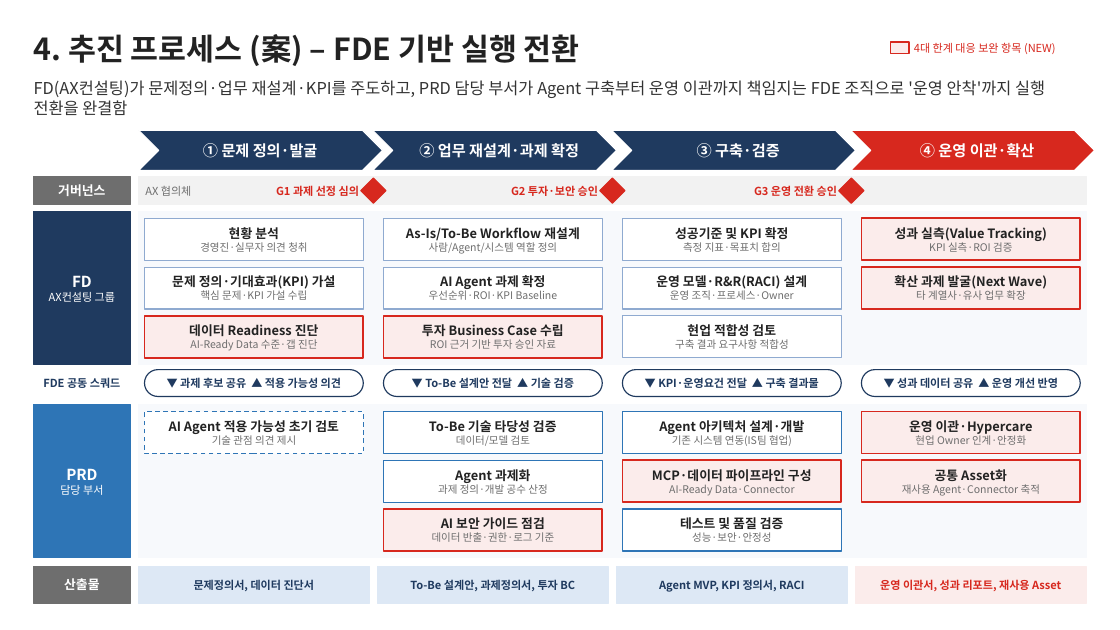
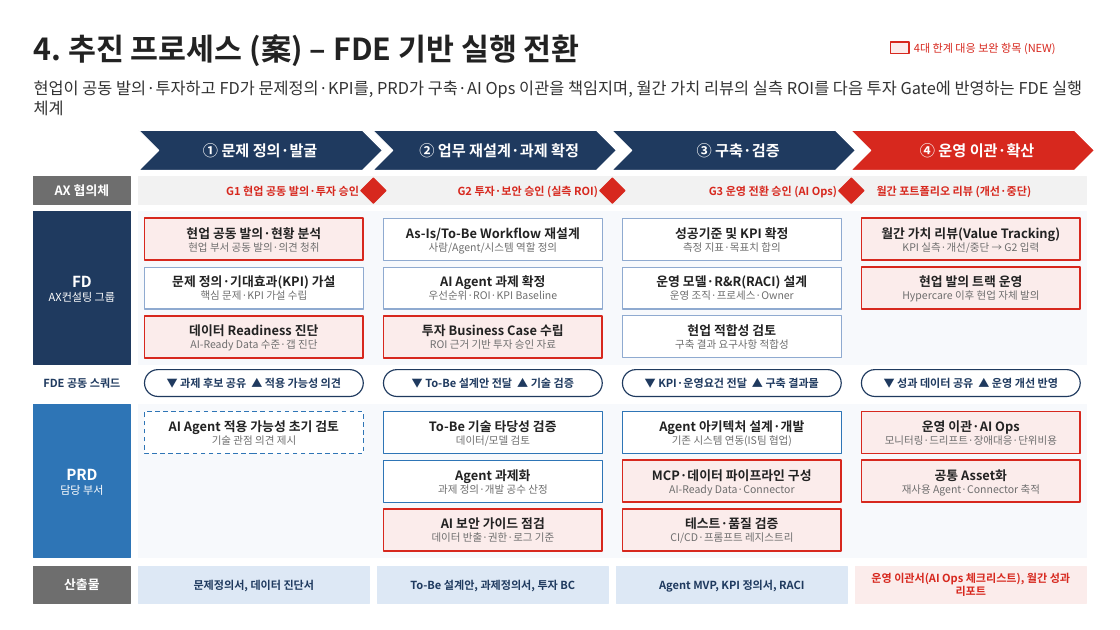
Before and after one commit to qhsghks9/qhsghks, a slide deck: slide 2 of AX_2027_FDE.pptx. Drawn at 1120x630 pixels with LibreOffice and Linux fonts; fonts in the diff are those of the drawing. Boxes give left, top, right and bottom in pixels: in the first picture for what was removed or moved away, otherwise in the second. Text is boxed around its words. In the diff, an @@ line names an element or a change of style, - is before the commit and + after.

```diff
--- a/AX_2027_FDE.pptx
+++ b/AX_2027_FDE.pptx
@@ text at [34, 80, 1082, 116]: text changed @@
-FD(AX컨설팅)가 문제정의·업무 재설계·KPI를 주도하고, PRD 담당 부서가 Agent 구축부터 운영 이관까지 책임지는 FDE 조직으로 '운영 안착'까지 실행 전환을 완결함
+현업이 공동 발의·투자하고 FD가 문제정의·KPI를, PRD가 구축·AI Ops 이관을 책임지며, 월간 가치 리뷰의 실측 ROI를 다음 투자 Gate에 반영하는 FDE 실행 체계
@@ text "AX 협의체": place and size @@
-text "AX 협의체" at [145, 186, 192, 196]
+text "AX 협의체" at [55, 184, 109, 196]
@@ text "AX 협의체" at [55, 184, 109, 196]: size 9.5 to 11 pt, text colour #6E6E6E to #FFFFFF, bold on; alignment left to centre @@
@@ text removed at [58, 184, 105, 196] @@
-거버넌스
@@ text at [226, 185, 359, 196]: text changed @@
-G1 과제 선정 심의
+G1 현업 공동 발의·투자 승인
@@ text at [458, 185, 598, 197]: text changed @@
-G2 투자·보안 승인
+G2 투자·보안 승인 (실측 ROI)
@@ text at [709, 185, 837, 198]: text changed @@
-G3 운영 전환 승인
+G3 운영 전환 승인 (AI Ops)
@@ text added at [877, 185, 1032, 197], 9.5 pt, text #D7281E, bold @@
+월간 포트폴리오 리뷰 (개선·중단)
@@ rectangle at [145, 218, 363, 260]: fill #FFFFFF to #FBECEB; outline #8FAAD0 1 pt to #D7281E 1.5 pt @@
@@ text at [186, 227, 322, 252]: text changed @@
-현황 분석
-경영진·실무자 의견 청취
+현업 공동 발의·현황 분석
+현업 부서 공동 발의·의견 청취
@@ text at [881, 227, 1060, 253]: text changed @@
-성과 실측(Value Tracking)
-KPI 실측·ROI 검증
+월간 가치 리뷰(Value Tracking)
+KPI 실측·개선/중단 → G2 입력
@@ text at [902, 275, 1039, 302]: text changed; size 11 to 9 pt; text colour #222222 to #6E6E6E; bold off @@
-확산 과제 발굴(Next Wave)
-타 계열사·유사 업무 확장
+현업 발의 트랙 운영
+Hypercare 이후 현업 자체 발의
@@ text at [885, 420, 1057, 445]: text changed; size 11 to 9 pt; text colour #222222 to #6E6E6E; bold off @@
-운영 이관·Hypercare
-현업 Owner 인계·안정화
+운영 이관·AI Ops
+모니터링·드리프트·장애대응·단위비용
@@ rectangle at [623, 509, 841, 551]: fill #FFFFFF to #FBECEB; outline #2E75B6 1 pt to #D7281E 1.5 pt @@
@@ text at [670, 517, 793, 543]: text changed @@
-테스트 및 품질 검증
-성능·보안·안정성
+테스트·품질 검증
+CI/CD·프롬프트 레지스트리
@@ text at [871, 572, 1070, 596]: text changed @@
-운영 이관서, 성과 리포트, 재사용 Asset
+운영 이관서(AI Ops 체크리스트), 월간 성과 리포트
```
Also in this commit, not shown: 1 other file.
